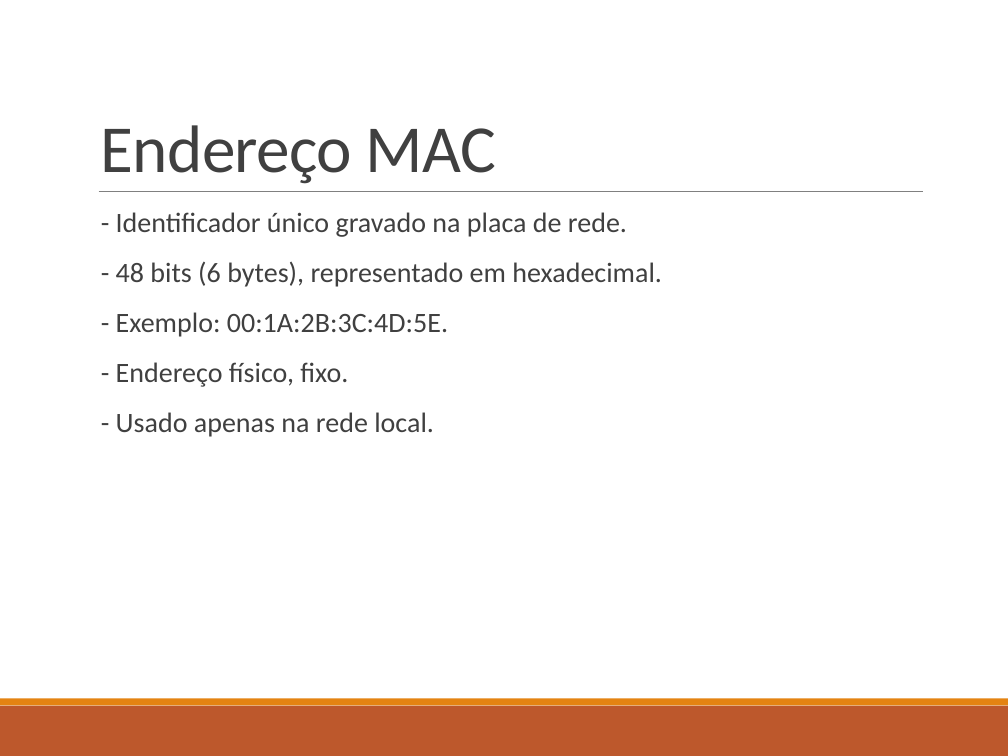
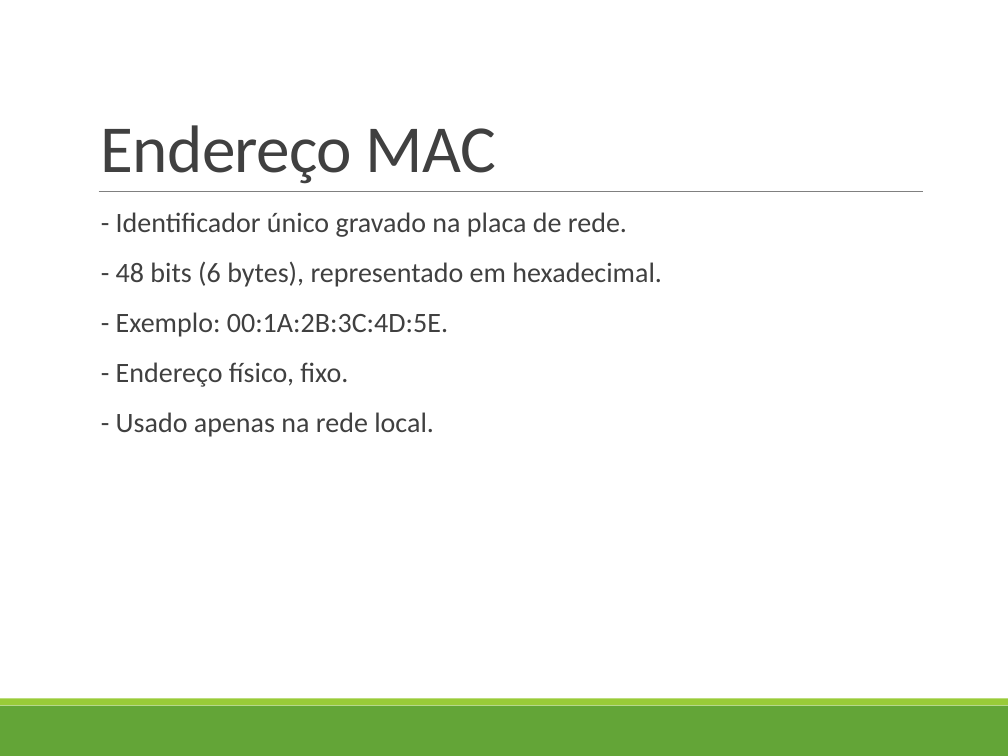
Before and after one commit to profAndreSouza/Material, a slide deck: slide 5 of Tecnologia da Informação e Conectividade/04-Ethernet.pptx. Drawn at 1008x756 pixels with LibreOffice and Linux fonts; fonts in the diff are those of the drawing. Boxes give left, top, right and bottom in pixels: in the first picture for what was removed or moved away, otherwise in the second. Text is boxed around its words. In the diff, an @@ line names an element or a change of style, - is before the commit and + after.

```diff
--- a/Tecnologia da Informação e Conectividade/04-Ethernet.pptx
+++ b/Tecnologia da Informação e Conectividade/04-Ethernet.pptx
@@ rectangle at bbox=[0, 706, 1008, 756]: fill #BD582C to #63A537 @@
@@ rectangle at bbox=[0, 699, 1008, 706]: fill #E48312 to #99CB38 @@
```
Also in this commit, not shown: 6 other slides changed, 3 slides removed, 1 other file.
